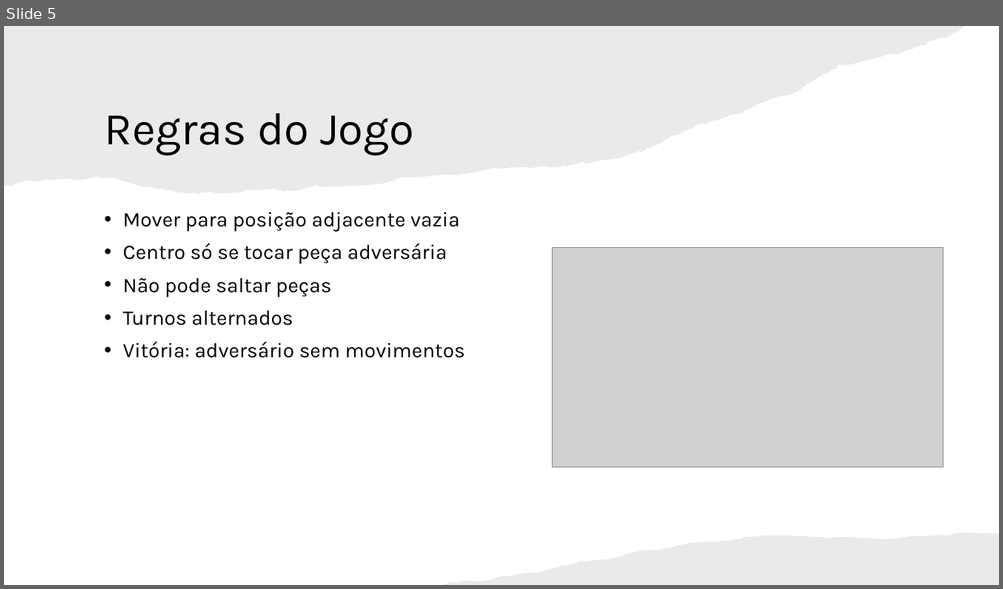
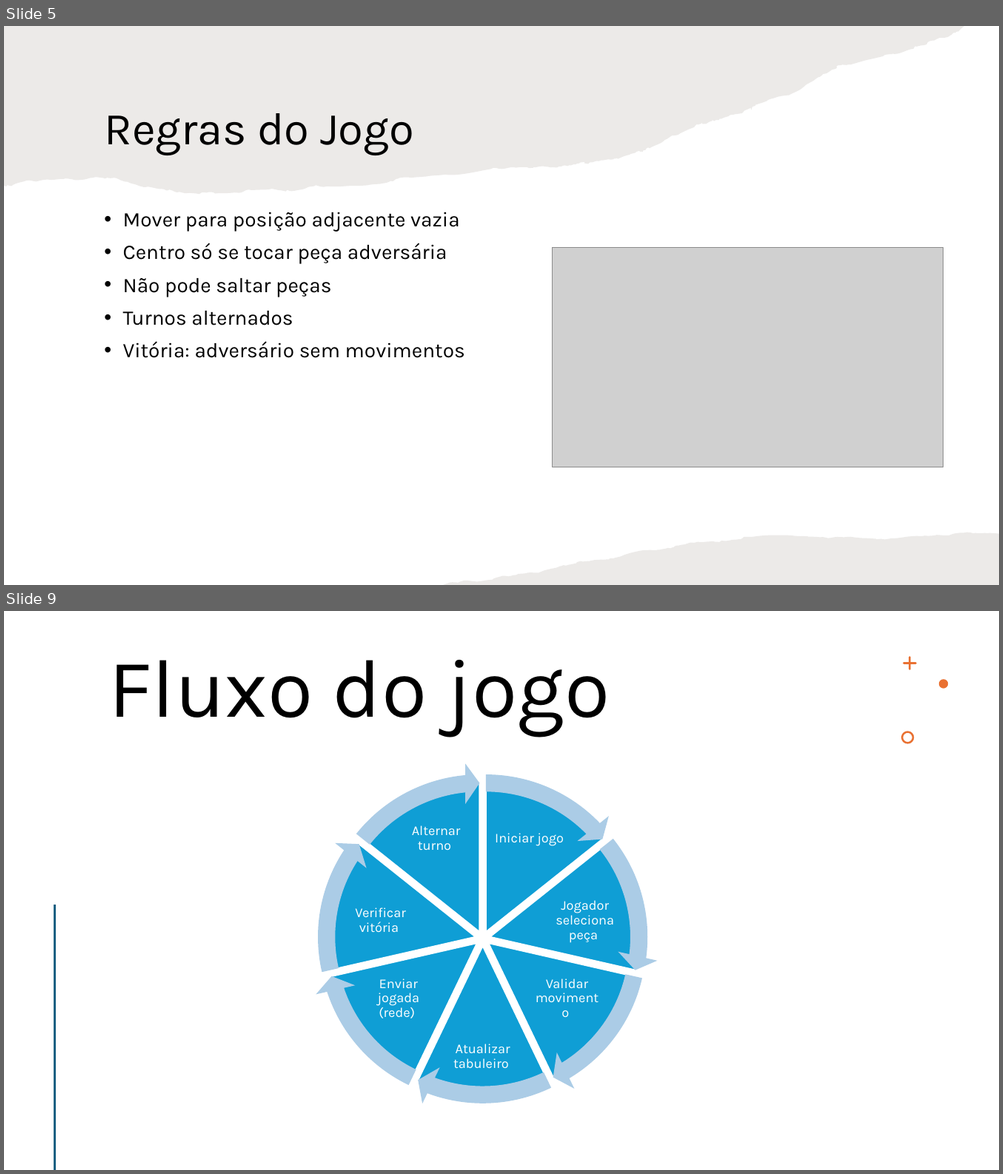
Before and after one commit to patorishia/Mu-Torere, a slide deck: Presentation.pptx. Shown one above the other, each under a label of ours: slide 5 before the commit, slides 5 and 9 after it; the slides between them are not shown. The pictures are 1003x589 and 1003x1174 pixels, drawn with LibreOffice and Linux fonts; fonts in the diff are those of the drawing; grey boxes stand for pictures. Boxes give left, top, right and bottom in pixels: in the first picture for what was removed or moved away, otherwise in the second. Text is boxed around its words. In the diff, an @@ line names an element or a change of style, - is before the commit and + after.

```diff
--- a/Presentation.pptx
+++ b/Presentation.pptx
@@ slide 9 added at bbox=[4, 611, 999, 1170], background #FFFFFF @@
@@ title added at bbox=[108, 660, 610, 737], 80 pt, text #000000 @@
+Fluxo do jogo
@@ freeform shape added at bbox=[902, 657, 916, 671], fill #E97132 @@
@@ freeform shape added at bbox=[939, 680, 948, 689], fill #E97132 @@
@@ freeform shape added at bbox=[901, 731, 913, 743], fill #E97132 @@
@@ group added at bbox=[306, 763, 659, 1116]: 7 pie slice (boxed as its full ellipse)s, 7 texts, 7 circular arrows @@
+Iniciar jogo
+Jogador seleciona peça
+Validar movimento
+Atualizar tabuleiro
+Enviar jogada (rede)
+Verificar vitória
+Alternar turno
@@ line added from (55, 906) to (55, 1170), #E97132 2 pt @@
```
Also in this commit, not shown: 2 slides changed, 3 other slides added, 1 slide removed.
